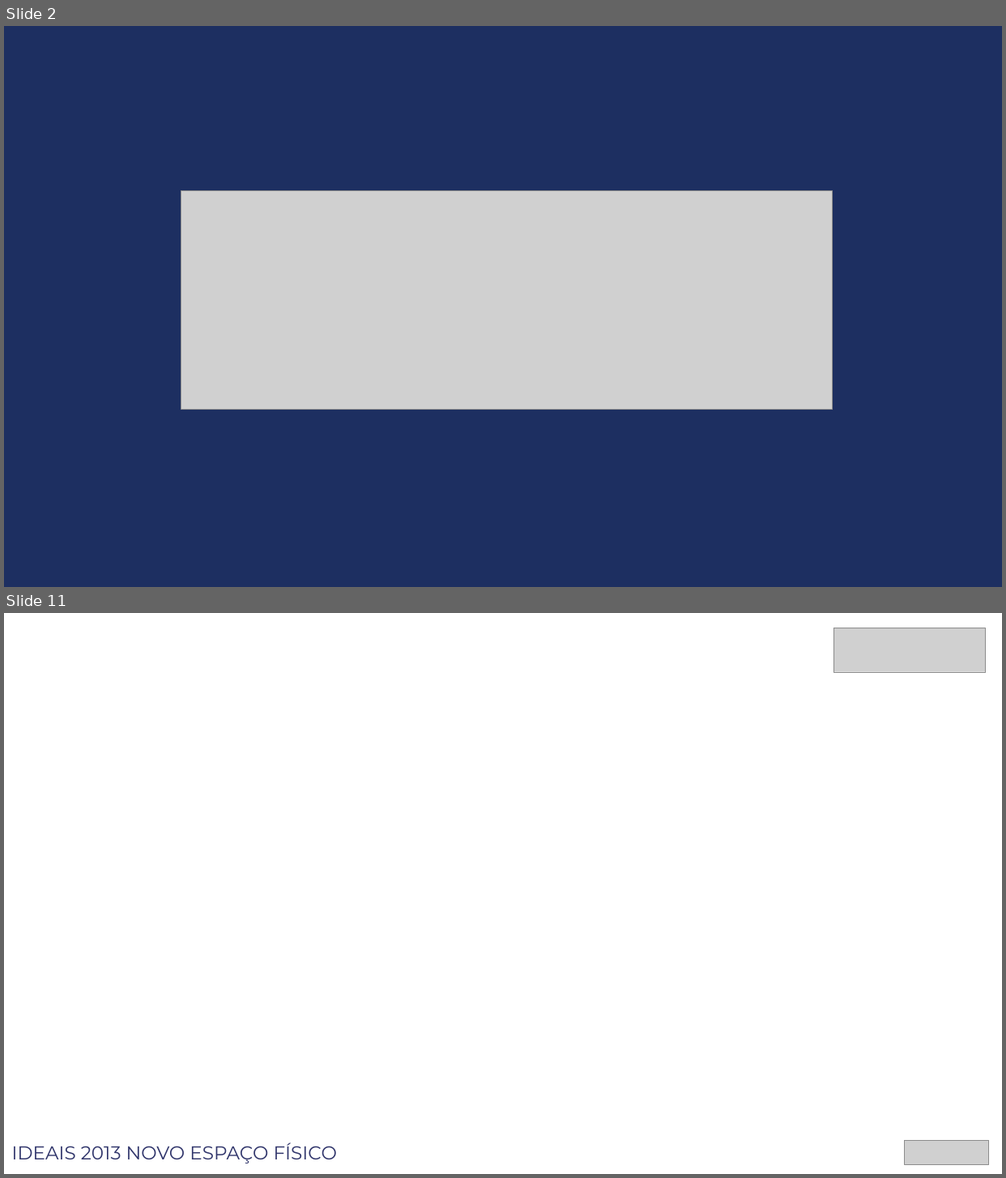
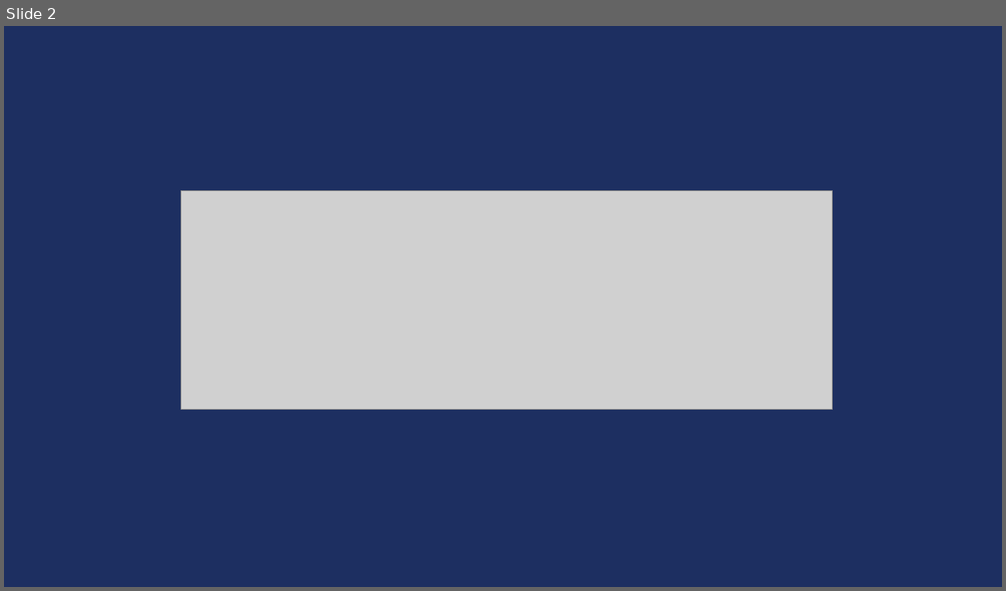
Before and after one commit to lucasperez/apresentacao-angular, a slide deck: apresentacao-ideais-conf-2013.ppt. Shown one above the other, each under a label of ours: slides 2 and 11 before the commit, slide 2 after it; the slides between them are not shown. The pictures are 1006x1178 and 1006x591 pixels, drawn with LibreOffice and Linux fonts; fonts in the diff are those of the drawing; grey boxes stand for pictures; background and template pictures are left out. Boxes give left, top, right and bottom in pixels: in the first picture for what was removed or moved away, otherwise in the second. Text is boxed around its words. In the diff, an @@ line names an element or a change of style, - is before the commit and + after.

Commit message:
alteracao do slide final adaptando para nao ficar preso a final de ano. retirando rodape da ideais

```diff
--- a/apresentacao-ideais-conf-2013.ppt
+++ b/apresentacao-ideais-conf-2013.ppt
@@ slide 11 removed at [4,613,1002,1174], background picture (left out) @@
@@ picture removed at [833,628,986,672] @@
@@ text removed at [12,1143,337,1164] @@
-IDEAIS 2013 NOVO ESPAÇO FÍSICO
@@ picture removed at [905,1141,989,1165] @@
```
Also in this commit, not shown: 8 slides changed, 2 slides added, 1 other slide removed.
